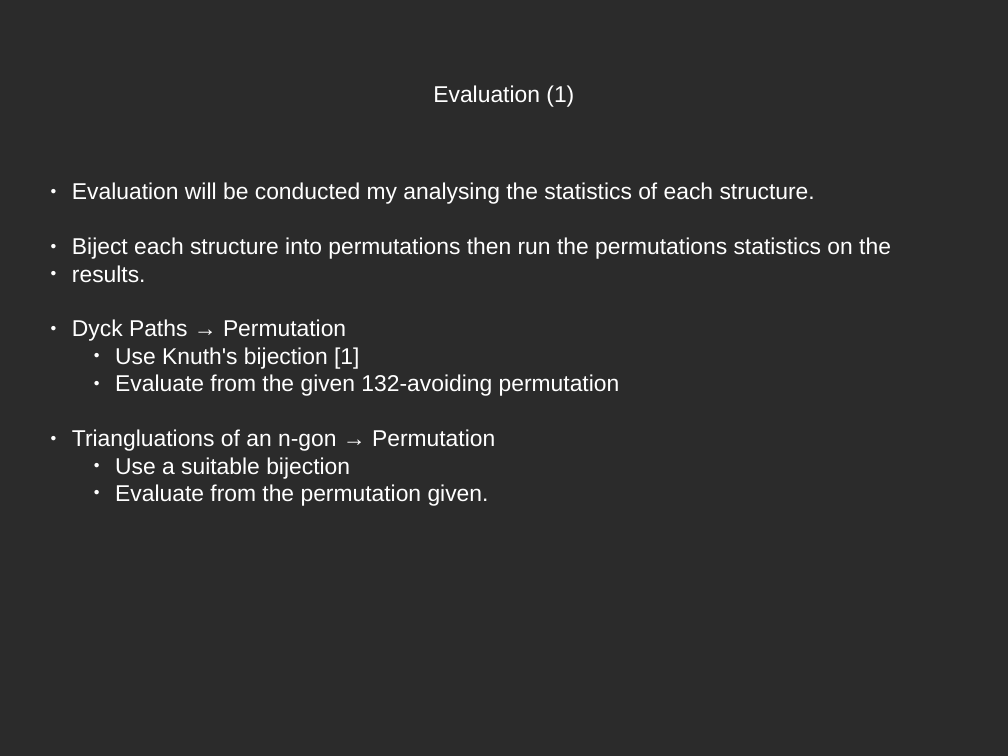
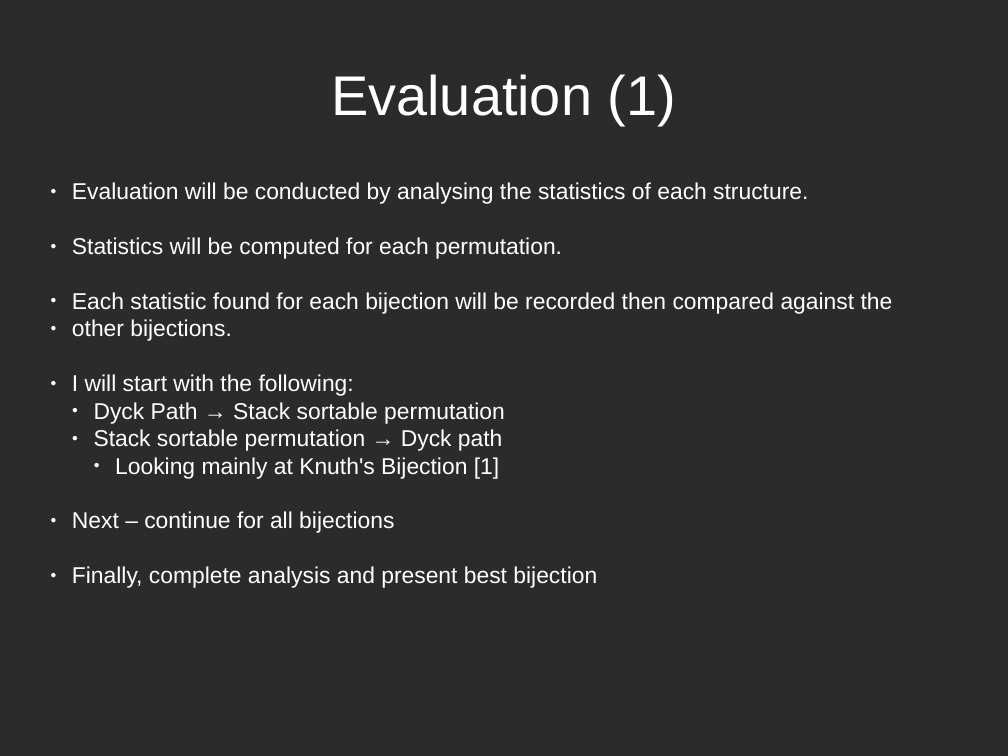
Before and after one commit to patons02/catalan-structures, a slide deck: slide 7 of posterPresentation/posterPresentation.odp. Drawn at 1008x756 pixels with LibreOffice and Linux fonts; fonts in the diff are those of the drawing; background and template pictures are left out; a plain dark background stands for a picture behind light text. Boxes give left, top, right and bottom in pixels: in the first picture for what was removed or moved away, otherwise in the second. Text is boxed around its words. In the diff, an @@ line names an element or a change of style, - is before the commit and + after.

```diff
--- a/posterPresentation/posterPresentation.odp
+++ b/posterPresentation/posterPresentation.odp
@@ text "Evaluation (1)" at [331,74,676,125]: size 18 to 44 pt @@
@@ text at [72,182,893,588]: text changed @@
-● Evaluation will be conducted my analysing the statistics of each structure.
-● Biject each structure into permutations then run the permutations statistics on the
-● results.
-● Dyck Paths → Permutation
-    ● Use Knuth's bijection [1]
-    ● Evaluate from the given 132-avoiding permutation
-● Triangluations of an n-gon → Permutation
-    ● Use a suitable bijection
-    ● Evaluate from the permutation given.
+● Evaluation will be conducted by analysing the statistics of each structure.
+● Statistics will be computed for each permutation.
+● Each statistic found for each bijection will be recorded then compared against the
+● other bijections.
+● I will start with the following:
+  ● Dyck Path → Stack sortable permutation
+  ● Stack sortable permutation → Dyck path
+    ● Looking mainly at Knuth's Bijection [1]
+● Next – continue for all bijections
+● Finally, complete analysis and present best bijection
```
Also in this commit, not shown: 8 other slides changed, 1 slide added, 1 other file.
